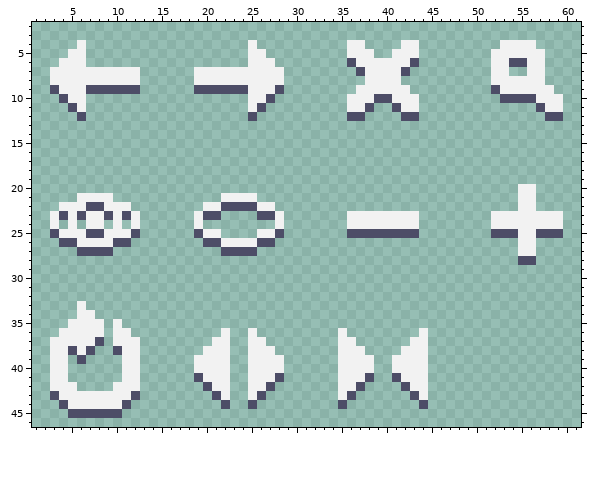
Edited in one commit: pixel-art sprite (§6ArcanaSpecies 1.1/assets/guideme/textures/guide/buttons.png). Above, as it was before the edit.
The file is 64x64 pixels. Colours within 5 levels of each other are drawn and written as one. Shown: x 1..61, y 2..46.
Now the later version:
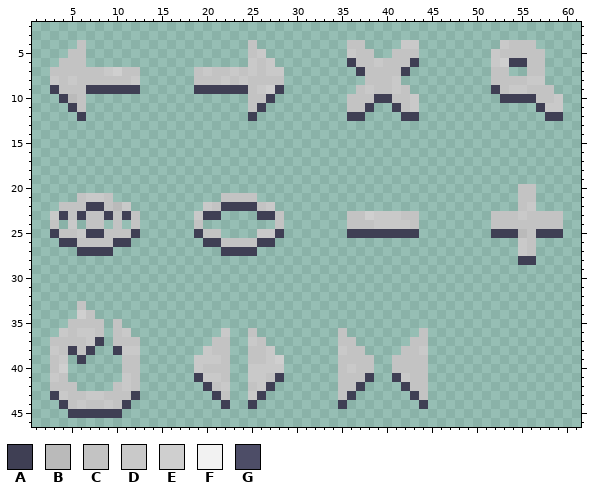
Palette (. is transparent): A #3f3f54  B #bababa  C #c3c3c3  D #c9c9c9  E #cfcfcf  F #f2f2f2  G #4d4d67
Changes in this commit:
Changed rows in their new state; - is an unchanged pixel.
first column x 3:
 4 ---C------------------C----------CC----DD---------DCCC---
 5 --CC------------------CD---------DCC--CCC--------DCCCCC--
 6 -CCC------------------DCD--------ACCDCCCA--------DEAACC--
 7 CCCCCCDECC------CDCCDCDCDD--------ACCCCA---------CC--CC--
 8 DCDCCCCCCD------CCCDCDCCCC---------CCCD----------CCCCDD--
 9 ACCCAAAAAA------AAAAAACDEA--------CDCCDC---------ACDDCCC-
10 -ABC------------------CCA--------CCCAACCD---------AAAACCD
11 --AC------------------CA---------CCA--ACD-------------ADD
12 ---A------------------A----------AA----AA--------------AA
first column x 3:
20 ----------------------------------------------------CC---
21 ---CDDC------------CCCC-----------------------------CC---
22 -CCCAACBD--------DCAAAACD---------------------------CD---
23 DACACCACAC------DAA----AAC-------CCEDDDCC--------CCCDCCCC
24 C-D-CC-C-C------C--------C-------CCCDDDDC--------CCCCCCCC
25 ACCDAACCCA------ACC----DDA-------AAAAAAAA--------AAABCAAA
26 -AACCCCAA--------AACCCCAA---------------------------DC---
27 ---AAAA------------AAAA-----------------------------DC---
28 ----------------------------------------------------AA---
first column x 3:
33 ---C--------------------------------------
34 ---EC-------------------------------------
35 --CCCC-C----------------------------------
36 -DCDDC-CD----------D--C---------C--------C
37 CCCCDA-CCC--------CC--DC--------CC------CC
38 DCACA--ADD-------DCC--CCD-------DCC----CCD
39 CD-A----CC------DDDC--CCDE------CCCC--CCCC
40 CE------CC------DCCC--DDDD------CDCC--CCCC
41 DC------DC------ADDC--DDCA------CCCA--ADCC
42 CCC----CDC-------ACD--CDA-------CCA----ACC
43 ADCCDDCCCA--------AC--DA--------CA------AC
44 -ACDCCDCA----------A--A---------A--------A
45 --AAAAAA----------------------------------
